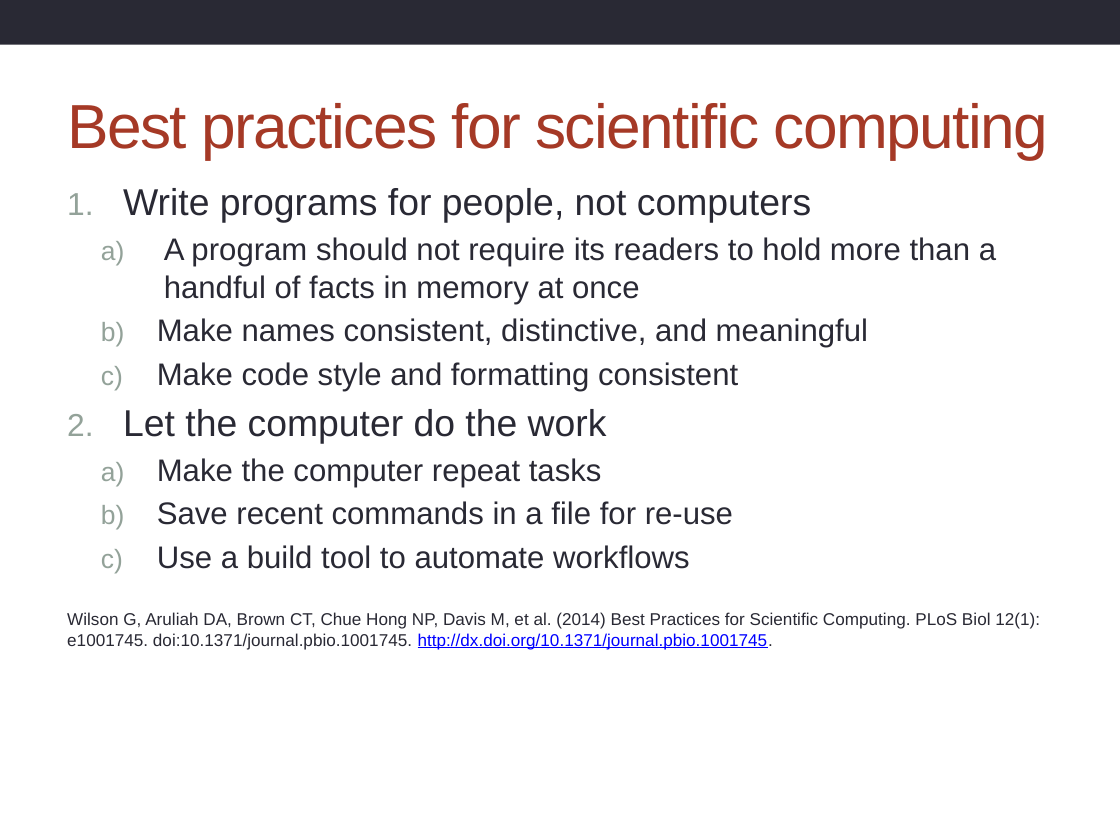
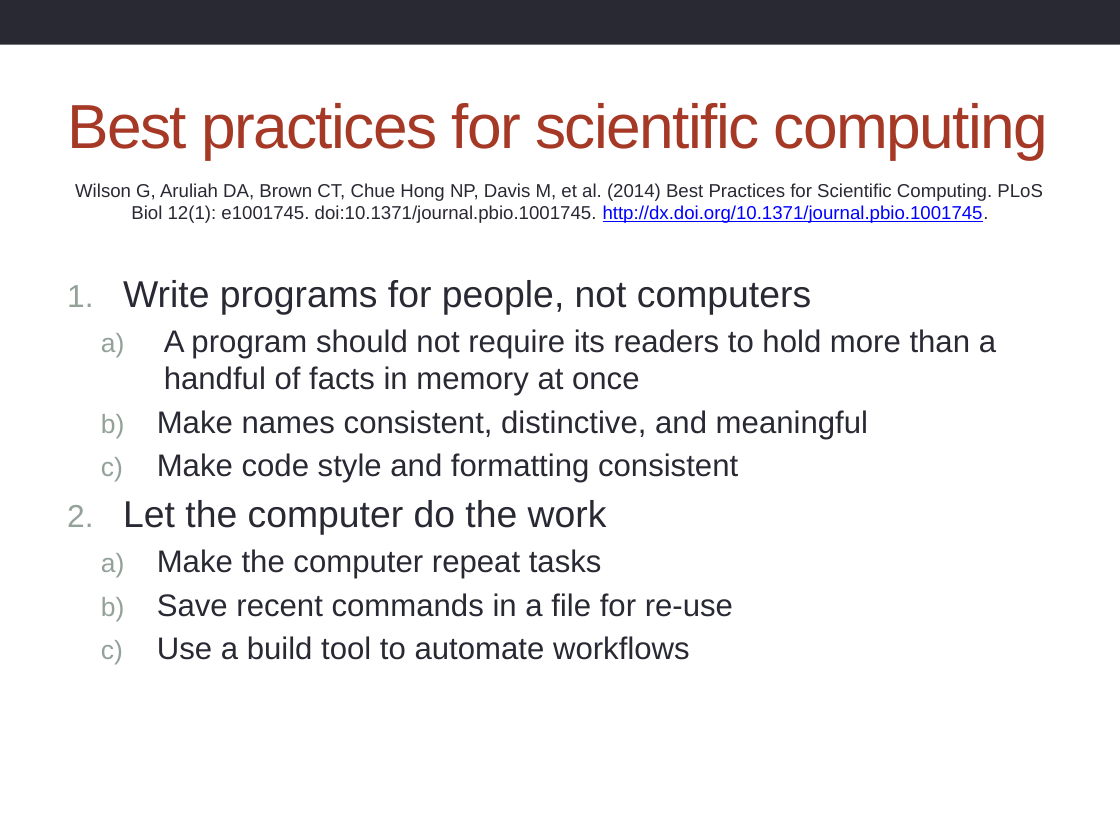
Before and after one commit to supa-uk/2014-12-11-ugsupa, a slide deck: slide 4 of archer/Conclusion.pptx. Drawn at 1120x840 pixels with LibreOffice and Linux fonts; fonts in the diff are those of the drawing; background and template pictures are left out. Boxes give left, top, right and bottom in pixels: in the first picture for what was removed or moved away, otherwise in the second. Text is boxed around its words. In the diff, an @@ line names an element or a change of style, - is before the commit and + after.

```diff
--- a/archer/Conclusion.pptx
+++ b/archer/Conclusion.pptx
@@ text at <box>75,183,1043,223</box>: paragraph added @@
+Wilson G, Aruliah DA, Brown CT, Chue Hong NP, Davis M, et al. (2014) Best Practices for Scientific Computing. PLoS Biol 12(1): e1001745. doi:10.1371/journal.pbio.1001745. http://dx.doi.org/10.1371/journal.pbio.1001745.
@@ text at <box>67,612,1040,650</box>: paragraph removed @@
-Wilson G, Aruliah DA, Brown CT, Chue Hong NP, Davis M, et al. (2014) Best Practices for Scientific Computing. PLoS Biol 12(1): e1001745. doi:10.1371/journal.pbio.1001745. http://dx.doi.org/10.1371/journal.pbio.1001745.
```
Also in this commit, not shown: 1 other slide changed, 1 other file.
